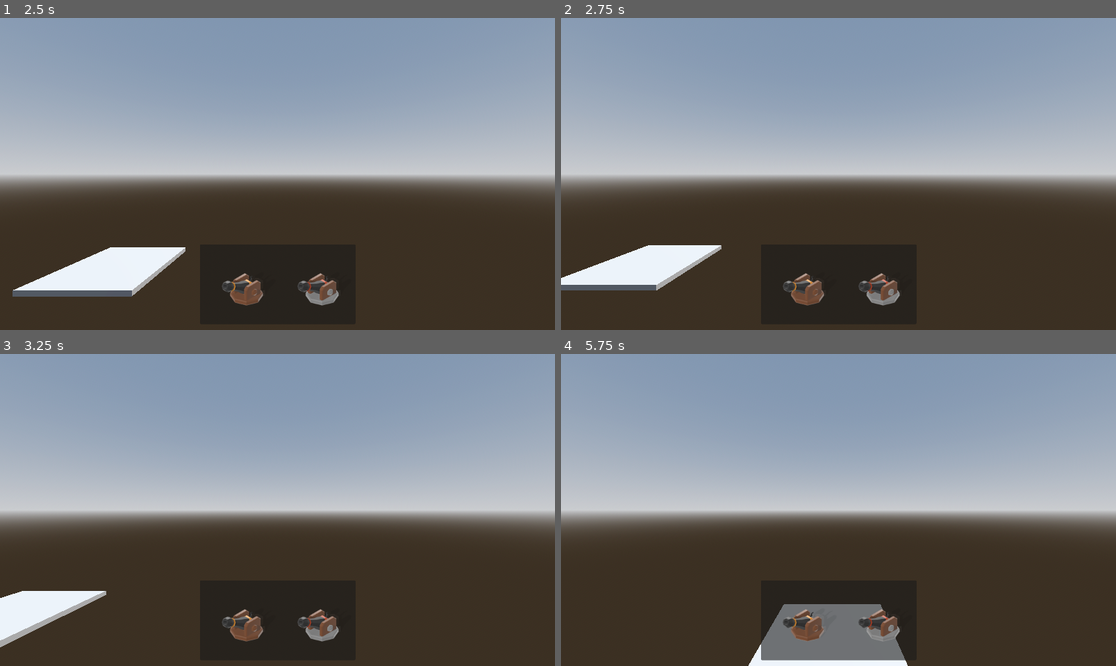
Above: before the commit, frames 1-4 (two rows, left to right).
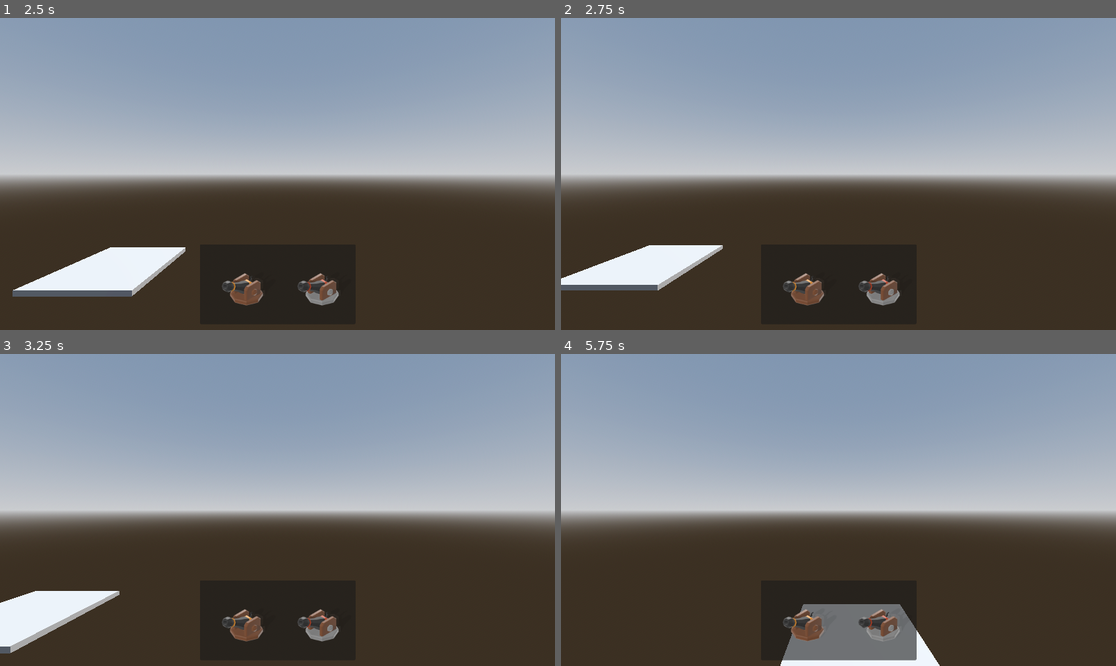
Above: after the commit, the same moments.

Repository: sharky-3/Tower-Defense-Game-Split
Game: Godot game, scene res://Scenes/main.tscn
Two runs of this game, one before a commit and one after it. Both use one fixed random seed, a clock stepped at 60 frames per second and the inputs below.
Inputs (mouse positions are in pixels of both pictures, inside the frame that each line leads up to):
- Up to frame 1 (2.5 s): tap Enter at 0.5 s; move the mouse to (399, 158) at 0.52 s; press the mouse at (399, 158) at 0.53 s; hold D (right) 0.53-1.28 s; move the mouse to (166, 189) at 1.27 s; release the mouse at (166, 189) at 1.28 s; hold S (down) 1.28-2.03 s; tap Mouse wheel up (camera_zoom_in) at 1.35 s; click (166, 189) at 1.55 s; move the mouse to (333, 105) at 2.02 s; press the mouse at (333, 105) at 2.03 s; hold D (right) from 2.03 s (still down); tap Mouse wheel down (camera_zoom_out) at 2.1 s
- Up to frame 2 (2.75 s): keep holding D (right)
- Up to frame 3 (3.25 s): move the mouse to (249, 572) at 2.77 s; release D (right) at 2.78 s; release the mouse at (249, 572) at 2.78 s; hold W (up) from 2.78 s (still down); tap Middle mouse button (rotate) at 2.85 s; click (249, 572) at 3.05 s
- Up to frame 4 (5.75 s): move the mouse to (1005, 556) at 3.52 s; release W (up) at 3.53 s; press the mouse at (1005, 556) at 3.53 s; hold A (left) 3.53-5.03 s; tap Escape (esc, bound only after the commit) at 4.15 s; move the mouse to (672, 463) at 4.27 s; release the mouse at (672, 463) at 4.28 s; click (672, 463) at 4.35 s; move the mouse to (866, 510) at 5.02 s; press the mouse at (866, 510) at 5.03 s; hold S (down) from 5.03 s (still down); tap Mouse wheel up (camera_zoom_in) at 5.1 s

Frame 1 is identical in both runs. In frame 2, less than 0.1% of the frame differs, in the area x 0-30%, y 72-88%; in frame 3, 1.0%; in frame 4, 1.7%, in the area x 33-69%, y 80-100%.

Commit message:
placing system

Diff:
--- /dev/null
+++ b/Scenes/Towers/cannon.tscn
@@ -0,0 +1,37 @@
+[gd_scene load_steps=4 format=3 uid="uid://b2egtuqxgp1v4"]
+
+[ext_resource type="Script" uid="uid://citbyumnck7t6" path="res://Scripts/cannon.gd" id="1_uplnw"]
+[ext_resource type="ArrayMesh" uid="uid://bkhpj7f2soctq" path="res://Sprites/Towers/Cannon.obj" id="2_uplnw"]
+
+[sub_resource type="CylinderShape3D" id="CylinderShape3D_gyw4j"]
+height = 3.0
+radius = 3.0
+
+[node name="Cannon" type="Node3D" node_paths=PackedStringArray("meshes")]
+script = ExtResource("1_uplnw")
+meshes = [NodePath("Mesh")]
+
+[node name="Mesh" type="MeshInstance3D" parent="."]
+mesh = ExtResource("2_uplnw")
+
+[node name="Area3D" type="Area3D" parent="Mesh"]
+
+[node name="CollisionShape3D" type="CollisionShape3D" parent="Mesh/Area3D"]
+transform = Transform3D(1, 0, 0, 0, 1, 0, 0, 0, 1, 0, 1.5, 0)
+shape = SubResource("CylinderShape3D_gyw4j")
+
+[node name="Ray1" type="RayCast3D" parent="Mesh"]
+transform = Transform3D(1, 0, 0, 0, 1, 0, 0, 0, 1, 2, 0.062443078, 2)
+target_position = Vector3(0, -0.18, 0)
+
+[node name="Ray2" type="RayCast3D" parent="Mesh"]
+transform = Transform3D(1, 0, 0, 0, 1, 0, 0, 0, 1, -2, 0.062443078, 2)
+target_position = Vector3(0, -0.18, 0)
+
+[node name="Ray3" type="RayCast3D" parent="Mesh"]
+transform = Transform3D(1, 0, 0, 0, 1, 0, 0, 0, 1, 2, 0.062443078, -2)
+target_position = Vector3(0, -0.18, 0)
+
+[node name="Ray4" type="RayCast3D" parent="Mesh"]
+transform = Transform3D(1, 0, 0, 0, 1, 0, 0, 0, 1, -2, 0.062443078, -2)
+target_position = Vector3(0, -0.18, 0)
--- a/Scenes/UI/user_interface.tscn
+++ b/Scenes/UI/user_interface.tscn
@@ -1,5 +1,6 @@
-[gd_scene load_steps=3 format=3 uid="uid://dnyvl53gma8e4"]
+[gd_scene load_steps=4 format=3 uid="uid://dnyvl53gma8e4"]
 
+[ext_resource type="Script" uid="uid://0bqtth21r64g" path="res://Scripts/user_interface.gd" id="1_ebjbk"]
 [ext_resource type="Texture2D" uid="uid://icuaibxbg6hk" path="res://Sprites/User Interface/Icons/cannon.png" id="1_j6mn1"]
 [ext_resource type="Texture2D" uid="uid://t2doudyujjwy" path="res://Sprites/User Interface/Icons/cannon2.png" id="2_ebjbk"]
 
@@ -11,6 +12,7 @@
 grow_horizontal = 2
 grow_vertical = 2
 mouse_filter = 1
+script = ExtResource("1_ebjbk")
 
 [node name="ItemList" type="ItemList" parent="."]
 layout_mode = 1
--- a/Scripts/camera_position.gd
+++ b/Scripts/camera_position.gd
@@ -21,6 +21,8 @@
 var zoom_target: float
 var min_zoom = -20.0
 var max_zoom = 20.0
+
+var max_distance_from_center: float = 50.0
 
 # =============================================
 # READY
@@ -73,6 +75,10 @@
 	).normalized()
 	move_target += move_speed * movement_direction
 
+	# Clamp move_target to max distance from center (X and Z)
+	move_target.x = clamp(move_target.x, -max_distance_from_center, max_distance_from_center)
+	move_target.z = clamp(move_target.z, -max_distance_from_center, max_distance_from_center)
+
 	# =============================================
 	# Rotate player camera (keyboard)
 	var rotate_keys = Input.get_axis("rotate_right", "rotate_left")
--- /dev/null
+++ b/Scripts/cannon.gd
@@ -0,0 +1,37 @@
+extends Node3D
+
+# =============================================
+# ONREADY
+@onready var raycasts = [$Mesh/Ray1, $Mesh/Ray2, $Mesh/Ray3, $Mesh/Ray4]
+@export var meshes: Array[MeshInstance3D]
+@onready var area: Area3D = $Mesh/Area3D
+@onready var green_mat = preload("res://Sprites/Material/placement_green.tres")
+@onready var red_mat = preload("res://Sprites/Material/placement_red.tres")
+
+# =============================================
+# PLACEMENT
+func check_placement() -> bool:
+	for ray in raycasts:
+		ray.force_raycast_update()
+		if !ray.is_colliding():
+			placement_red()
+			return false
+	if area.get_overlapping_areas():
+		placement_red()
+		return false
+	placement_green()
+	return true
+
+func placed() -> void:
+	for mesh in meshes:
+		mesh.material_override = null
+	for ray in raycasts:
+		ray.queue_free()
+
+func placement_red() -> void:
+	for mesh in meshes:
+		mesh.material_override = red_mat
+
+func placement_green() -> void:
+	for mesh in meshes:
+		mesh.material_override = green_mat
--- /dev/null
+++ b/Scripts/user_interface.gd
@@ -0,0 +1,67 @@
+extends Control
+
+# =============================================
+# ONREADY
+@onready var cannon_scene = preload("res://Scenes/Towers/cannon.tscn")
+@onready var item_list: ItemList = $ItemList
+
+# =============================================
+# VARIABLES
+var camera
+var instance: Node3D
+var placing: bool = false
+var placement_range: float = 1000.0
+var can_place = false
+
+# =============================================
+# READY
+func _ready():
+	camera = get_viewport().get_camera_3d()
+	item_list.connect("item_selected", Callable(self, "_on_item_list_item_selected"))
+
+# =============================================
+# USER INPUT FOR PLACING
+func _unhandled_input(event: InputEvent) -> void:
+	if event.is_action_pressed("left_click") or event.is_action_pressed("esc"):
+		item_list.deselect_all()
+
+		if event.is_action_pressed("left_click") and can_place:
+			instance.placed()
+		elif instance:
+			instance.queue_free()
+
+		instance = null
+		placing = false
+		can_place = false
+
+# =============================================
+# PROCESS
+func _process(_delta: float) -> void:
+	if placing and instance:
+		var mouse_pos = get_viewport().get_mouse_position()
+		var ray_origin = camera.project_ray_origin(mouse_pos)
+		var ray_end = ray_origin + camera.project_ray_normal(mouse_pos) * placement_range
+
+		var query = PhysicsRayQueryParameters3D.create(ray_origin, ray_end)
+		var collision = camera.get_world_3d().direct_space_state.intersect_ray(query)
+
+		# Chance color material
+		if collision.size() > 0:
+			can_place = instance.check_placement()
+			instance.transform.origin = collision.position
+
+# =============================================
+# INPUT
+func _input(event):
+	if placing and event is InputEventMouseButton and event.pressed and event.button_index == MOUSE_BUTTON_LEFT:
+		placing = false
+
+# =============================================
+# SELECT ITEM FROM USER INTERFACE
+func _on_item_list_item_selected(index: int) -> void:
+	if placing: instance.queue_free()
+	if index == 0: instance = cannon_scene.instantiate() as Node3D
+	elif index == 1: instance = cannon_scene.instantiate() as Node3D
+
+	placing = true
+	get_parent().add_child(instance)
--- /dev/null
+++ b/Sprites/Material/placement_green.tres
@@ -0,0 +1,6 @@
+[gd_resource type="StandardMaterial3D" format=3 uid="uid://bjkxbfll7d7c7"]
+
+[resource]
+transparency = 1
+depth_draw_mode = 1
+albedo_color = Color(0, 0.6607626, 0.26862428, 0.49019608)
--- /dev/null
+++ b/Sprites/Material/placement_red.tres
@@ -0,0 +1,6 @@
+[gd_resource type="StandardMaterial3D" format=3 uid="uid://dlnxbyrt6u5g1"]
+
+[resource]
+transparency = 1
+depth_draw_mode = 1
+albedo_color = Color(0.9911515, 0.17936143, 1.92523e-07, 0.49019608)
--- a/project.godot
+++ b/project.godot
@@ -66,6 +66,16 @@
 "events": [Object(InputEventMouseButton,"resource_local_to_scene":false,"resource_name":"","device":-1,"window_id":0,"a …(255 unchanged characters)…
 ]
 }
+left_click={
+"deadzone": 0.2,
+"events": [Object(InputEventMouseButton,"resource_local_to_scene":false,"resource_name":"","device":-1,"window_id":0,"alt_pressed":false,"shift_pressed":false,"ctrl_pressed":false,"meta_pressed":false,"button_mask":1,"position":Vector2(100, 6),"global_position":Vector2(109, 54),"factor":1.0,"button_index":1,"canceled":false,"pressed":true,"double_click":false,"script":null)
+]
+}
+esc={
+"deadzone": 0.2,
+"events": [Object(InputEventKey,"resource_local_to_scene":false,"resource_name":"","device":-1,"window_id":0,"alt_pressed":false,"shift_pressed":false,"ctrl_pressed":false,"meta_pressed":false,"pressed":false,"keycode":0,"physical_keycode":4194305,"key_label":0,"unicode":0,"location":0,"echo":false,"script":null)
+]
+}
 
 [rendering]
 
Binary file removed: Scenes/Towers/Cannon.fbx
Not shown, removed: Scenes/Towers/Cannon.fbx.import
Not shown, added: Scenes/Towers/Cannon.mtl
Not shown, added: Scripts/cannon.gd.uid
Not shown, added: Scripts/user_interface.gd.uid
Renamed: Scenes/Texture/color_palet.png -> Sprites/Texture/color_palet.png
Not shown, changed: Sprites/Texture/color_palet.png.import
Not shown, added: Sprites/Towers/Cannon.obj
Not shown, added: Sprites/Towers/Cannon.obj.import
Not shown, added: Scenes/Towers/cannon.tscn2815957928.tmp
Not shown, added: Scenes/Towers/cannon.tscn2823195509.tmp
